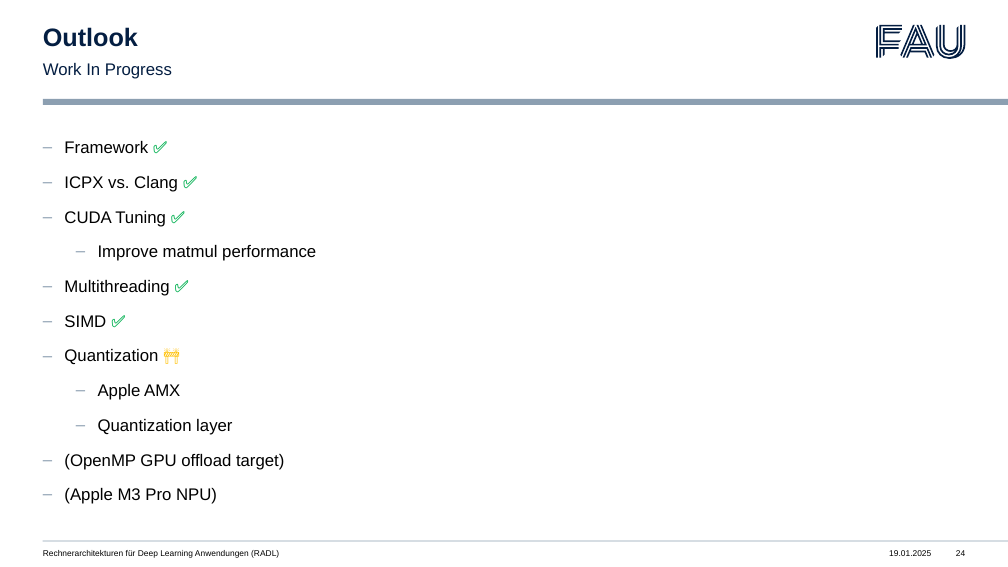
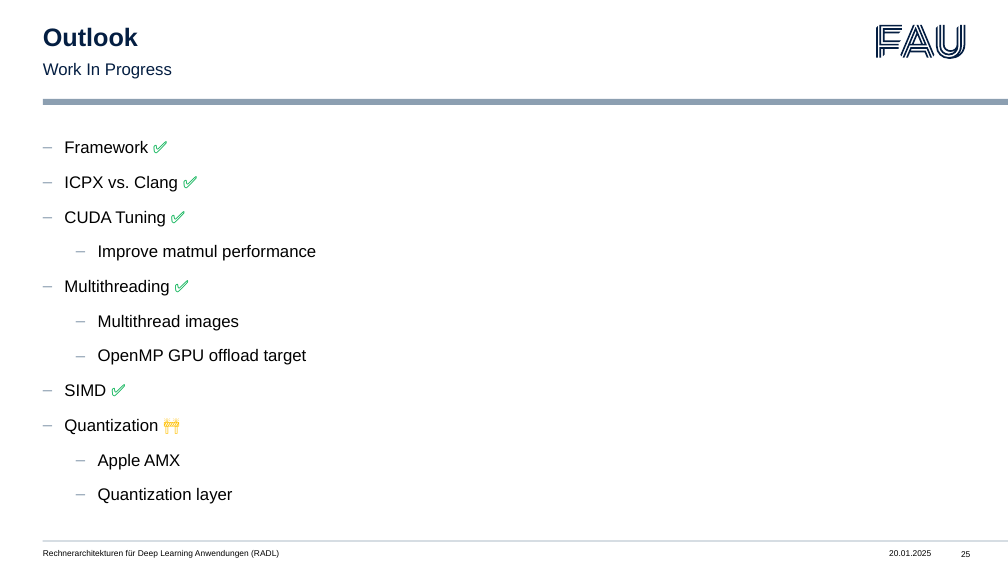
Before and after one commit to libalis/radl, a slide deck: slide 25 of Presentations/5. Presentation/5. Presentation.pptx (slide 24 before the commit). Drawn at 1008x567 pixels with LibreOffice and Linux fonts; fonts in the diff are those of the drawing. Boxes give left, top, right and bottom in pixels: in the first picture for what was removed or moved away, otherwise in the second. Text is boxed around its words. In the diff, an @@ line names an element or a change of style, - is before the commit and + after.

```diff
--- a/Presentations/5. Presentation/5. Presentation.pptx
+++ b/Presentations/5. Presentation/5. Presentation.pptx
@@ text at [98, 315, 307, 365]: paragraphs added @@
+  – Multithread images
+  – OpenMP GPU offload target
@@ text at [64, 454, 284, 504]: paragraphs removed @@
-– (OpenMP GPU offload target)
-– (Apple M3 Pro NPU)
@@ page number at [961, 551, 970, 557]: text changed @@
-24
+25
```
Also in this commit, not shown: 22 other slides changed, 1 slide added, 1 other file.
